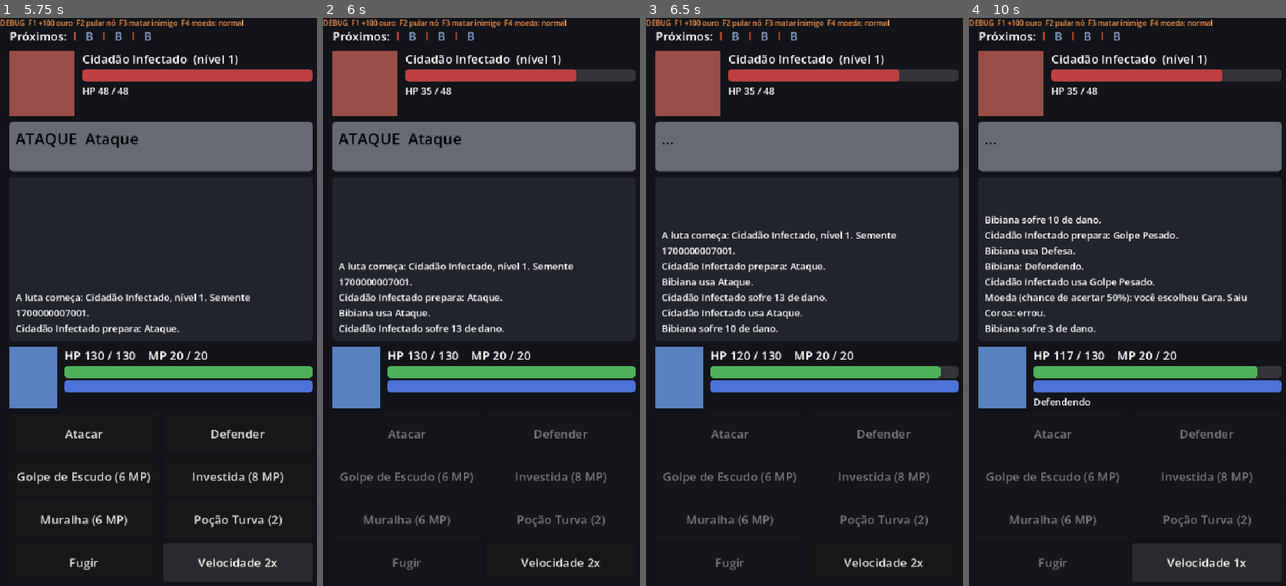
Above: before the commit, frames 1-4 (left to right).
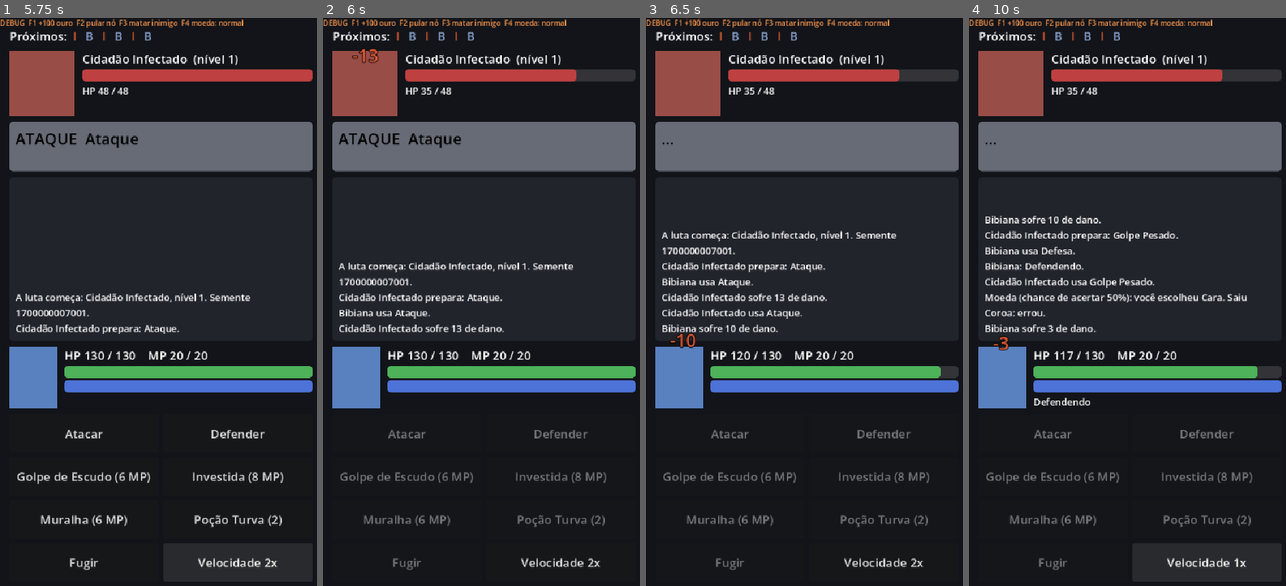
Above: after the commit, the same moments.

Repository: ohidalgojr/bibianas-quest
Game: Godot game, scene res://game/presentation/main.tscn
Two runs of this game, one before a commit and one after it. Both use one fixed random seed, a clock stepped at 60 frames per second and the inputs below.
Inputs (mouse positions are in pixels of both pictures, inside the frame that each line leads up to):
- Up to frame 1 (5.75 s): click (161, 319) at 0.52 s; type "12" at 0.6 s; click "Luta de teste (depuração)" at 1.25 s; click "Velocidade 1x" at 2 s; click "Velocidade 2x" at 2.75 s; click "1" at 3.5 s; click "1. Cidadão Infectado" at 4.25 s; click "Velocidade 1x" at 5 s
- Up to frame 2 (6 s): click "Atacar" at 5.75 s
- Up to frame 3 (6.5 s): no input
- Up to frame 4 (10 s): click "Velocidade 2x" at 6.5 s; click "Defender" at 7.25 s; click "Velocidade 1x" at 8 s; click "Cara" at 8.75 s; click "Velocidade 2x" at 9.5 s

Frame 1 is identical in both runs. In frame 2, 0.1% of the frame differs, in the area x 9-18%, y 5-9%; in frame 3, less than 0.1%; in frame 4, less than 0.1%.

Commit message:
TASK-017: progressão visível na recompensa, no mapa e na luta (ADR-0021)
Co-Authored-By: Claude Sonnet 5.5 <noreply@anthropic.com>

Diff:
--- a/game/core/run/run_save.gd
+++ b/game/core/run/run_save.gd
@@ -30,6 +30,7 @@
 		"buffs": run.buffs,
 		"embers": run.embers,
 		"nodes_cleared": run.nodes_cleared,
+		"enemies_defeated": run.enemies_defeated,
 		"streams": run.streams.snapshot(),
 		"coin": {"losses_in_row": run.coin.losses_in_row, "flips": run.coin.flips, "heads": run.coin.heads},
 	}
@@ -63,6 +64,7 @@
 	run.mp = int(saved["mp"])
 	run.embers = int(saved["embers"])
 	run.nodes_cleared = int(saved["nodes_cleared"])
+	run.enemies_defeated = int(saved.get("enemies_defeated", 0))
 	run.consumables = _int_dictionary(saved["consumables"])
 	run.buffs = _int_dictionary(saved["buffs"])
 	run.equipment = {}
--- a/game/core/run/run_state.gd
+++ b/game/core/run/run_state.gd
@@ -33,6 +33,10 @@
 var shop_rerolls: int = 0
 var combat: Combat
 var nodes_cleared: int = 0
+## Inimigos derrotados na Descida e o que a última vitória rendeu (ADR-0021): quem, nível,
+## Poder, ouro e os atributos antes e depois. Só para a apresentação.
+var enemies_defeated: int = 0
+var last_reward: Dictionary = {}
 ## Quem derrotou a Bibiana (id do inimigo e nível), para a tela de morte (GDD §26).
 var defeated_by_id: String = ""
 var defeated_by_level: int = 0
@@ -212,8 +216,14 @@
 			phase = Phase.CHOOSING
 		Combat.Outcome.VICTORY:
 			var enemy_type: String = RunRules.enemy_type_for(node.kind)
-			_gain_power(RunRules.power_gain(node.level, enemy_type))
+			var stats_before: Stats = player_stats()
+			var gold_before: int = gold
+			var power_gain: float = RunRules.power_gain(node.level, enemy_type)
+			_gain_power(power_gain)
 			_gain_gold(RunRules.gold_drop(node.level, enemy_type, streams.loot()), "fight")
+			enemies_defeated += 1
+			last_reward = {"enemy_id": node.enemy_id, "level": node.level, "power": power_gain,
+				"gold": gold - gold_before, "before": stats_before, "after": player_stats()}
 			if node.kind == MapNode.Kind.BOSS:
 				if scenario_index + 1 < scenario_ids.size():
 					_enter_scenario(scenario_index + 1)
--- a/game/presentation/combat/combat_screen.gd
+++ b/game/presentation/combat/combat_screen.gd
@@ -48,6 +48,7 @@
 
 var _timeline: HBoxContainer
 var _enemy_shape: ColorRect
+var _player_shape: ColorRect
 var _enemy_name: Label
 var _enemy_hp_bar: ProgressBar
 var _enemy_hp_label: Label
@@ -128,6 +129,7 @@
 	var level: int = session.level
 	_enemy_name.text = "%s  (nível %d)" % [session.enemy_name(), level]
 	_enemy_shape.color = COLOR_BOSS if session.is_boss() else COLOR_ENEMY
+	_enemy_shape.modulate = Color.WHITE
 	_enemy_shape.custom_minimum_size = Vector2(150, 150) if session.is_boss() else Vector2(110, 110)
 	_enemy_hp_bar.max_value = session.combat.enemy.stats.max_hp
 	_player_hp_bar.max_value = session.combat.player.stats.max_hp
@@ -196,10 +198,16 @@
 				_intent_detail.text = ""
 				_intent_panel.self_modulate = COLOR_CALM
 		CombatEvent.Type.DAMAGE:
-			if event.side == Combatant.PLAYER:
+			var on_enemy: bool = event.side != Combatant.PLAYER
+			if on_enemy:
+				_enemy_hp = event.extra
+			else:
 				_player_hp = event.extra
-			else:
-				_enemy_hp = event.extra
+			_pop_text("-%d%s" % [event.value, "!" if event.flag else ""], COLOR_COIN if event.flag else COLOR_DANGER, on_enemy)
+			if on_enemy and event.extra <= 0:
+				_play_defeat()
+		CombatEvent.Type.MISS:
+			_pop_text("Errou", COLOR_CALM, event.side != Combatant.PLAYER)
 		CombatEvent.Type.HEAL:
 			if event.side == Combatant.PLAYER:
 				_player_hp += event.value
@@ -213,6 +221,38 @@
 		CombatEvent.Type.STUN_SKIP:
 			_effects[event.side].erase("stunned")
 	_refresh_bars()
+
+
+## Número que sobe do alvo e some (ADR-0021). Sem tempo (testes), não desenha.
+func _pop_text(text: String, color: Color, on_enemy: bool) -> void:
+	if time_scale <= 0.0 or not is_inside_tree():
+		return
+	var target: Control = _enemy_shape if on_enemy else _player_shape
+	var label: Label = Label.new()
+	label.text = text
+	label.add_theme_font_size_override("font_size", 30)
+	label.add_theme_color_override("font_color", color)
+	label.add_theme_color_override("font_outline_color", Color.BLACK)
+	label.add_theme_constant_override("outline_size", 6)
+	label.mouse_filter = Control.MOUSE_FILTER_IGNORE
+	label.z_index = 50
+	add_child(label)
+	label.position = target.global_position - global_position + Vector2(target.size.x * 0.3, -10)
+	var tween: Tween = create_tween().set_parallel(true)
+	tween.tween_property(label, "position:y", label.position.y - 70.0, 0.9 * time_scale)
+	tween.tween_property(label, "modulate:a", 0.0, 0.9 * time_scale).set_delay(0.3 * time_scale)
+	tween.chain().tween_callback(label.queue_free)
+
+
+## Abate do inimigo (ADR-0021): clareia, some e mostra "Derrotado!". Sem tempo, só some.
+func _play_defeat() -> void:
+	if time_scale <= 0.0 or not is_inside_tree():
+		_enemy_shape.modulate = Color(1, 1, 1, 0.25)
+		return
+	_pop_text("Derrotado!", COLOR_COIN, true)
+	var tween: Tween = create_tween()
+	tween.tween_property(_enemy_shape, "modulate", Color(3, 3, 3, 1), 0.12 * time_scale)
+	tween.tween_property(_enemy_shape, "modulate", Color(1, 1, 1, 0.0), 0.5 * time_scale)
 
 
 func _show_intent(move_id: String) -> void:
@@ -449,10 +489,10 @@
 	var player_row: HBoxContainer = HBoxContainer.new()
 	player_row.add_theme_constant_override("separation", 12)
 	column.add_child(player_row)
-	var player_shape: ColorRect = ColorRect.new()
-	player_shape.color = COLOR_PLAYER
-	player_shape.custom_minimum_size = Vector2(80, 80)
-	player_row.add_child(player_shape)
+	_player_shape = ColorRect.new()
+	_player_shape.color = COLOR_PLAYER
+	_player_shape.custom_minimum_size = Vector2(80, 80)
+	player_row.add_child(_player_shape)
 	var player_info: VBoxContainer = VBoxContainer.new()
 	player_info.size_flags_horizontal = Control.SIZE_EXPAND_FILL
 	player_row.add_child(player_info)
--- a/game/presentation/game_screen.gd
+++ b/game/presentation/game_screen.gd
@@ -254,8 +254,8 @@
 	if not victory:
 		var killer: String = str(data.enemies[run.defeated_by_id]["name"]) if data.enemies.has(run.defeated_by_id) else "?"
 		box.add_child(_label("Derrotada por %s, nível %d." % [killer, run.defeated_by_level]))
-	box.add_child(_label("Poder %.2f, ouro %d, %d nós, %d chefe(s)." % [
-		run.power, run.gold, run.nodes_cleared, run.bosses_defeated()]))
+	box.add_child(_label("Poder %.2f, ouro %d, %d nós, %d inimigos derrotados, %d chefe(s)." % [
+		run.power, run.gold, run.nodes_cleared, run.enemies_defeated, run.bosses_defeated()]))
 	box.add_child(_label("Ecos ganhos: +%d (total %d). Nenhuma Descida se perde." % [earned, echoes]))
 	box.add_child(_button("Outra Descida", func() -> void: new_run()))
 	box.add_child(_button("Início", show_home))
--- a/game/presentation/map/map_view.gd
+++ b/game/presentation/map/map_view.gd
@@ -124,6 +124,7 @@
 ## Cabeçalho do mapa: cenário, Poder, ouro, HP, MP e poções.
 func header() -> String:
 	var stats: Stats = run.player_stats()
-	return "%s, camada %d de %d\nPoder %.2f   Ouro %d\nHP %d/%d   MP %d/%d   Poções %d" % [
+	return "%s, camada %d de %d\nPoder %.2f   Ouro %d   Derrotados %d\nHP %d/%d   MP %d/%d   Poções %d\nFOR %d   DEF %d   VEL %d" % [
 		str(run.scenario()["name"]), maxi(run.current_node().layer, 0), run.map.layer_count,
-		run.power, run.gold, run.hp, stats.max_hp, run.mp, stats.max_mp, run.consumable_count("murky_potion")]
+		run.power, run.gold, run.enemies_defeated, run.hp, stats.max_hp, run.mp, stats.max_mp,
+		run.consumable_count("murky_potion"), stats.strength, stats.defense, stats.speed]
--- a/game/presentation/run/run_panels.gd
+++ b/game/presentation/run/run_panels.gd
@@ -8,6 +8,12 @@
 	"hp": "HP", "mp": "MP", "strength": "FOR", "mind": "MEN", "defense": "DEF", "resistance": "RES",
 	"speed": "VEL", "accuracy": "PRE", "evasion": "ESQ", "crit": "CRIT", "luck": "SORTE",
 }
+## Campo de [Stats] e rótulo, na ordem em que a recompensa lista as mudanças.
+const STAT_FIELDS: Array[Array] = [
+	["max_hp", "HP"], ["max_mp", "MP"], ["strength", "FOR"], ["mind", "MEN"], ["defense", "DEF"],
+	["resistance", "RES"], ["speed", "VEL"], ["precision", "PRE"], ["evasion", "ESQ"], ["crit", "CRIT"],
+	["luck", "SORTE"],
+]
 const SLOT_NAMES: Dictionary = {"weapon": "Arma", "armor": "Armadura", "consumable": "Consumível"}
 
 var run: RunState
@@ -19,28 +25,33 @@
 
 # --- Recompensa (GDD §9 e §15) ------------------------------------------------------
 
-## O que a última luta rendeu, lido dos eventos depois do último fim de luta.
+## O que a última vitória rendeu (ADR-0021), lido do [member RunState.last_reward]: quem
+## caiu, Poder, ouro e cada atributo que mudou, no formato "FOR 14 → 15".
 func reward_view() -> Dictionary:
-	var power: float = 0.0
-	var gold: int = 0
-	var max_hp: int = run.player_stats().max_hp
-	for index: int in range(run.history.size() - 1, -1, -1):
-		var event: RunEvent = run.history[index]
-		if event.type == RunEvent.Type.FIGHT_ENDED:
-			break
-		if event.type == RunEvent.Type.POWER:
-			power += event.amount
-		elif event.type == RunEvent.Type.GOLD:
-			gold += event.value
-	return {
-		"title": "Vitória!",
-		"power": power,
-		"gold": gold,
-		"lines": [
-			"Poder +%.2f (agora %.2f). HP máximo %d." % [power, run.power, max_hp],
-			"Ouro +%d (total %d)." % [gold, run.gold],
-		],
-	}
+	var reward: Dictionary = run.last_reward
+	var lines: Array[String] = []
+	var power: float = float(reward.get("power", 0.0))
+	var gold: int = int(reward.get("gold", 0))
+	if not reward.is_empty():
+		var enemy_name: String = str(run.data.enemies[reward["enemy_id"]]["name"])
+		lines.append("%s (nível %d) foi derrotado. Inimigos derrotados: %d." % [
+			enemy_name, int(reward["level"]), run.enemies_defeated])
+		lines.append("Poder %.2f → %.2f" % [run.power - power, run.power])
+		lines.append_array(stat_changes(reward["before"], reward["after"]))
+	lines.append("Ouro +%d (total %d)." % [gold, run.gold])
+	return {"title": "Vitória!", "power": power, "gold": gold, "lines": lines}
+
+
+## Uma linha por atributo que mudou entre [param before] e [param after].
+static func stat_changes(before: Stats, after: Stats) -> Array[String]:
+	var found: Array[String] = []
+	for entry: Array in STAT_FIELDS:
+		var field: String = str(entry[0])
+		var old_value: int = int(before.get(field))
+		var new_value: int = int(after.get(field))
+		if old_value != new_value:
+			found.append("%s %d → %d" % [str(entry[1]), old_value, new_value])
+	return found
 
 
 # --- Loja (GDD §15) ------------------------------------------------------------------
--- a/tests/unit/test_combat_screen.gd
+++ b/tests/unit/test_combat_screen.gd
@@ -75,3 +75,16 @@
 	_screen.auto_call = CoinRules.TAILS
 	var picked: int = await _screen._ask_call(55)
 	assert_eq(picked, CoinRules.TAILS)
+
+
+## ADR-0021: o abate do inimigo apaga a forma dele na tela e a vitória mostra o resultado.
+func test_enemy_fades_when_defeated_and_resets_on_next_fight() -> void:
+	_screen.start_fight("giant_rat", 1, 1.0, 5)
+	var guard: int = 0
+	while not _screen.session.is_over() and guard < 100:
+		guard += 1
+		_button("attack").pressed.emit()
+	if _screen.session.combat.outcome == Combat.Outcome.VICTORY:
+		assert_lt(_screen._enemy_shape.modulate.a, 1.0, "o inimigo derrotado some")
+	_screen.start_fight("giant_rat", 1, 1.0, 6)
+	assert_eq(_screen._enemy_shape.modulate.a, 1.0, "a próxima luta começa com o inimigo visível")
--- a/tests/unit/test_map_view.gd
+++ b/tests/unit/test_map_view.gd
@@ -68,5 +68,6 @@
 	var view: MapView = _view()
 	var header: String = view.header()
 	assert_string_contains(header, "Cidade Abandonada, camada 0 de 5")
-	assert_string_contains(header, "Poder 1.00   Ouro 0")
+	assert_string_contains(header, "Poder 1.00   Ouro 0   Derrotados 0")
+	assert_string_contains(header, "FOR 14")
 	assert_string_contains(header, "HP 130/130   MP 20/20   Poções 2")
--- a/tests/unit/test_run_panels.gd
+++ b/tests/unit/test_run_panels.gd
@@ -26,12 +26,25 @@
 	return run
 
 
-func test_reward_reads_power_and_gold_of_the_last_fight() -> void:
+func test_reward_shows_who_fell_power_and_attribute_changes() -> void:
 	var run: RunState = _run_in_shop()
 	var view: Dictionary = RunPanels.new(run).reward_view()
 	assert_almost_eq(float(view["power"]), RunRules.power_gain(1, "common"), 0.0001)
 	assert_gt(int(view["gold"]), 0)
-	assert_string_contains(str(view["lines"][1]), "Ouro +%d" % int(view["gold"]))
+	assert_eq(run.enemies_defeated, 1)
+	var text: String = "
+".join(view["lines"])
+	assert_string_contains(text, "Rato Grande (nível 1) foi derrotado. Inimigos derrotados: 1.")
+	assert_string_contains(text, "Poder 1.00 → ")
+	assert_string_contains(text, "HP 130 → ")
+	assert_string_contains(text, "Ouro +%d" % int(view["gold"]))
+
+
+func test_stat_changes_lists_only_what_changed() -> void:
+	var before: Stats = Stats.make({"hp": 100, "strength": 10, "defense": 5})
+	var after: Stats = Stats.make({"hp": 105, "strength": 10, "defense": 6})
+	var lines: Array[String] = RunPanels.stat_changes(before, after)
+	assert_eq(lines, ["HP 100 → 105", "DEF 5 → 6"] as Array[String])
 
 
 func test_shop_lists_offer_with_prices_and_reasons() -> void:
--- a/tests/unit/test_save.gd
+++ b/tests/unit/test_save.gd
@@ -55,7 +55,7 @@
 	assert_eq(loaded.map.signature(), run.map.signature())
 	assert_eq(loaded.current_node_id, run.current_node_id)
 	assert_almost_eq(loaded.power, run.power, 0.0001)
-	for field: String in ["gold", "hp", "mp", "embers", "nodes_cleared", "scenario_index"]:
+	for field: String in ["gold", "hp", "mp", "embers", "nodes_cleared", "scenario_index", "enemies_defeated"]:
 		assert_eq(loaded.get(field), run.get(field), field)
 	assert_eq(loaded.consumables, run.consumables)
 	assert_eq(loaded.equipment, run.equipment)
Not shown, changed: docs/FEEDBACK.md
Not shown, changed: docs/HANDOFF.md
Not shown, added: docs/adr/ADR-0021-progressao-visivel.md
Not shown, added: docs/tasks/TASK-017-progressao-visivel.md
